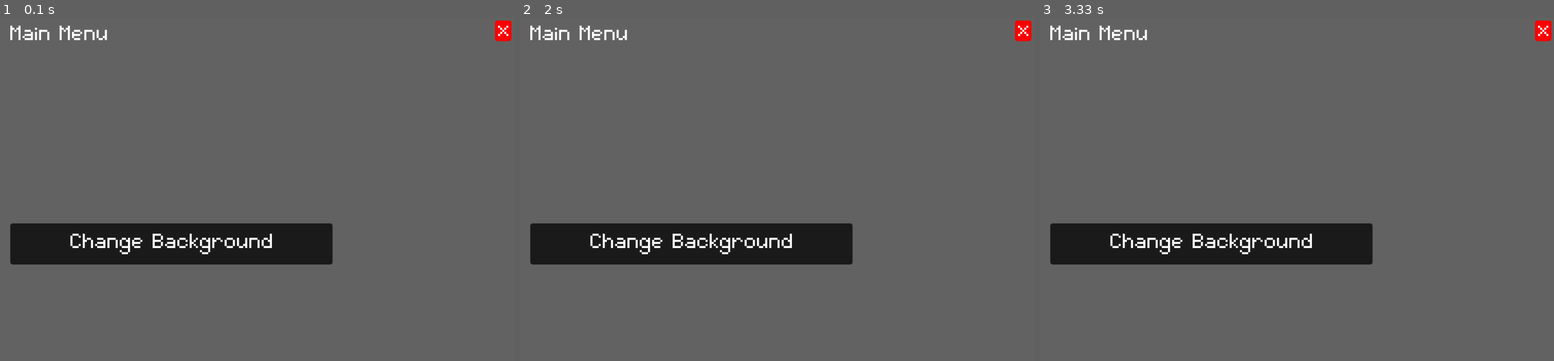
Above: before the commit, frames 1-3 (left to right).
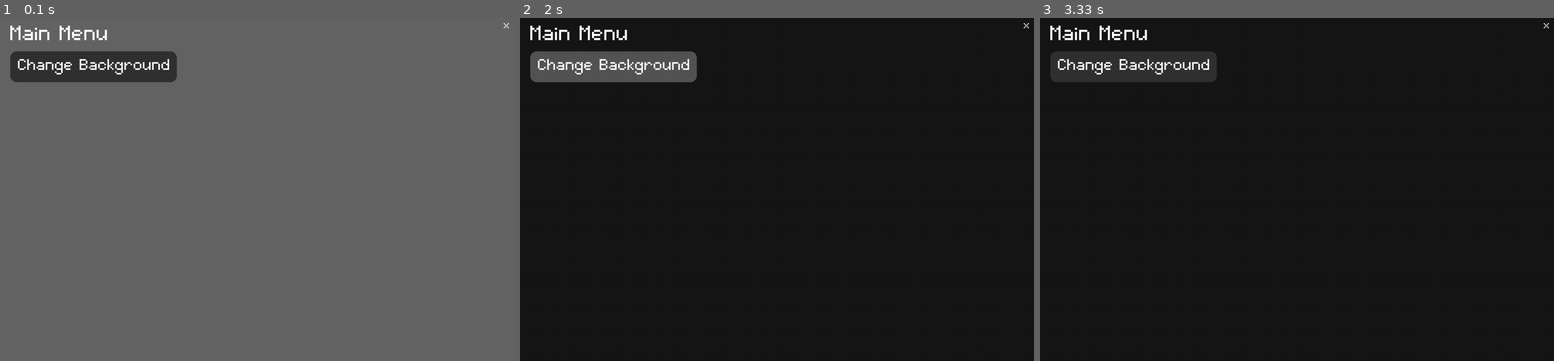
Above: after the commit, the same moments.

Repository: shegsharem/base_pygame_framework
Game: pygame game, started from main.py
Same seed, same stepped clock (60 frames per second), same inputs: the game is played once before the commit and once after it.
Inputs (mouse positions are in pixels of both pictures, inside the frame that each line leads up to):
- Up to frame 1 (0.1 s): no input
- Up to frame 2 (2 s): click (777, 189) at 0.38 s; click (643, 62) at 1.72 s
- Up to frame 3 (3.33 s): click (1307, 72) at 2.05 s

The runs differ from the first frame. In frame 1, 11% of the frame differs, in the area x 2-100%, y 0-72%; in frame 2, 90%; in frame 3, 93%, in the area x 0-100%, y 0-100%.

Commit message:
more button parameters added

Diff:
--- a/main.py
+++ b/main.py
@@ -6,9 +6,10 @@
 class Button:
     """Button class"""
     def __init__(self, x:int, y:int, width:int=10, height:int=10,
-                 button_color:pygame.Color=(255,255,255,0), text:str=" ",
+                 button_color:pygame.Color=(255,255,255,0),
+                 button_highlighted_color:pygame.Color=(255,255,255,0), text:str=" ",
                  text_location:tuple=(0,0), text_size_factor:int=1,
-                 text_color:pygame.Color=None) -> None:
+                 text_color:pygame.Color=None, button_corner_radius:int=0) -> None:
         """Create button rect
 
         Args:
@@ -16,19 +17,23 @@
             y (int): y-position
             width (int, optional): button width. Defaults to 10.
             height (int): button height. Defaults to 10.
-            button_color (pygame.Color, optional): Button color. Defaults to (255,255,255,255).
+            button_color (pygame.Color, optional): Button color. Defaults to (255,255,255,0).
+            button_hightlighted_color (pygame.Color, optional): Button highlighted color. Defaults to (255,255,255,0).
             text (str, optional): text. Defaults to " ".
             text_location (tuple, optional): coordinate to place text. Defaults to (0,0)
             text_size_factor (int, optional): Text size multiplier. Defaults to 1.
             text_color (pygame.Color, optional): Text color. Defaults to None.
+            button_corner_radius (int, optional): Button corner radius. Defaults to 0.
         """
         self.x = x
         self.y = y
         self.color = button_color
+        self.highlighted_color = button_highlighted_color
         self.text = text
         self.text_location = text_location
         self.text_size_factor = text_size_factor
         self.text_color = text_color
+        self.corner_radius = button_corner_radius
         self.rect = pygame.Rect(x,y,width,height)
         self.mask = None
         self.surface = None
@@ -50,8 +55,8 @@
             text = clip(text, text_rect.x, text_rect.y, text_rect.width, text_rect.height)
             text_rect = text.get_bounding_rect()
 
-            self.rect.width = text_rect.width * self.text_size_factor//2.5
-            self.rect.height = text_rect.height * self.text_size_factor//2
+            self.rect.width = text_rect.width + self.text_size_factor*10
+            self.rect.height = text_rect.height + self.text_size_factor*10
 
             self.rect.topleft = (self.x, self.y)
             text_rect.center = self.rect.center
@@ -62,15 +67,15 @@
                 if self.surface.get_at((mouse_position[0]-self.x,
                                         mouse_position[1]-self.y)) == self.color or self.text_color:
 
-                    pygame.draw.rect(surface, (90,90,90), self.rect,
-                                     border_radius=self.text_size_factor)
+                    pygame.draw.rect(surface, self.highlighted_color, self.rect,
+                                     border_radius=self.text_size_factor*self.corner_radius)
 
                     surface.blit(text, text_rect)
                     self.mouse_hover = True
 
             else:
                 pygame.draw.rect(surface, self.color, self.rect,
-                                 border_radius=self.text_size_factor)
+                                 border_radius=self.text_size_factor*self.corner_radius)
 
                 surface.blit(text, text_rect)
                 self.mouse_hover = False
@@ -81,11 +86,13 @@
                 if self.surface.get_at((mouse_position[0]-self.x,
                                         mouse_position[1]-self.y)) == self.color or self.text_color:
 
-                    pygame.draw.rect(surface, (90,90,90), self.rect)
+                    pygame.draw.rect(surface, self.highlighted_color, self.rect,
+                                     border_radius=self.corner_radius)
                     self.mouse_hover = True
 
             else:
-                pygame.draw.rect(surface,self.color, self.rect)
+                pygame.draw.rect(surface,self.color, self.rect,
+                                 border_radius=self.corner_radius)
                 self.mouse_hover = False
 
     def is_clicked(self) -> bool:
@@ -246,28 +253,33 @@
 
         menu_title = Font().render("Main Menu", size_factor=4,text_color=(255,255,255))
 
-        exit_button = Button(x=963,y=5,text="x",button_color= (255,0,0),
-                             text_size_factor=4,text_color=(255,255,255))
-
-        change_button = Button(x=20,y=400,text="Change Background",
-                               button_color =(28,28,28),text_size_factor=4,
-                               text_color=(255,255,255))
+        exit_button = Button(x=970,y=0,text="x",button_color= (23,23,23),
+                             button_highlighted_color=(255,0,0),
+                             text_size_factor=2,text_color=(255,255,255))
+
+        change_button = Button(x=20,y=65,text="Change Background",
+                               button_color =(50,50,50),text_size_factor=3,
+                               button_highlighted_color=(85,85,85),
+                               text_color=(255,255,255), button_corner_radius=4)
 
         color = (100,100,100)
 
         while self.running:
             self.screen.fill(color)
+            self.screen.blit(menu_title, (20,15))
+            exit_button.draw(self.screen)
+            change_button.draw(self.screen)
+
+            exit_button.color = color
+
 
             if change_button.is_clicked():
                 color = (23,23,23)
+                print("Clicked")
 
             if exit_button.is_clicked():
                 pygame.quit()
                 sys.exit()
-
-            self.screen.blit(menu_title, (20,15))
-            exit_button.draw(self.screen)
-            change_button.draw(self.screen)
 
             for event in pygame.event.get():
                 if event.type == pygame.QUIT:
